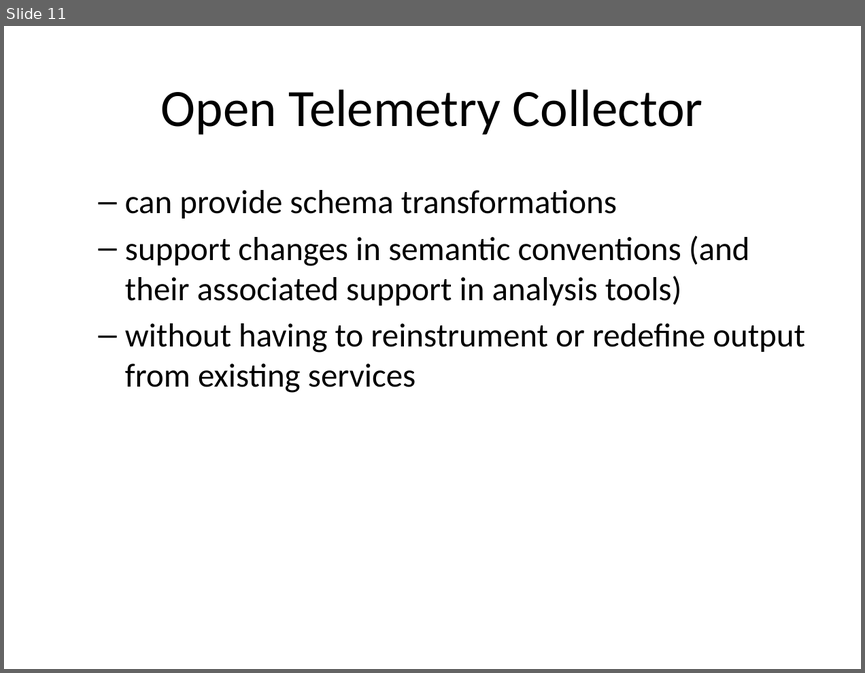
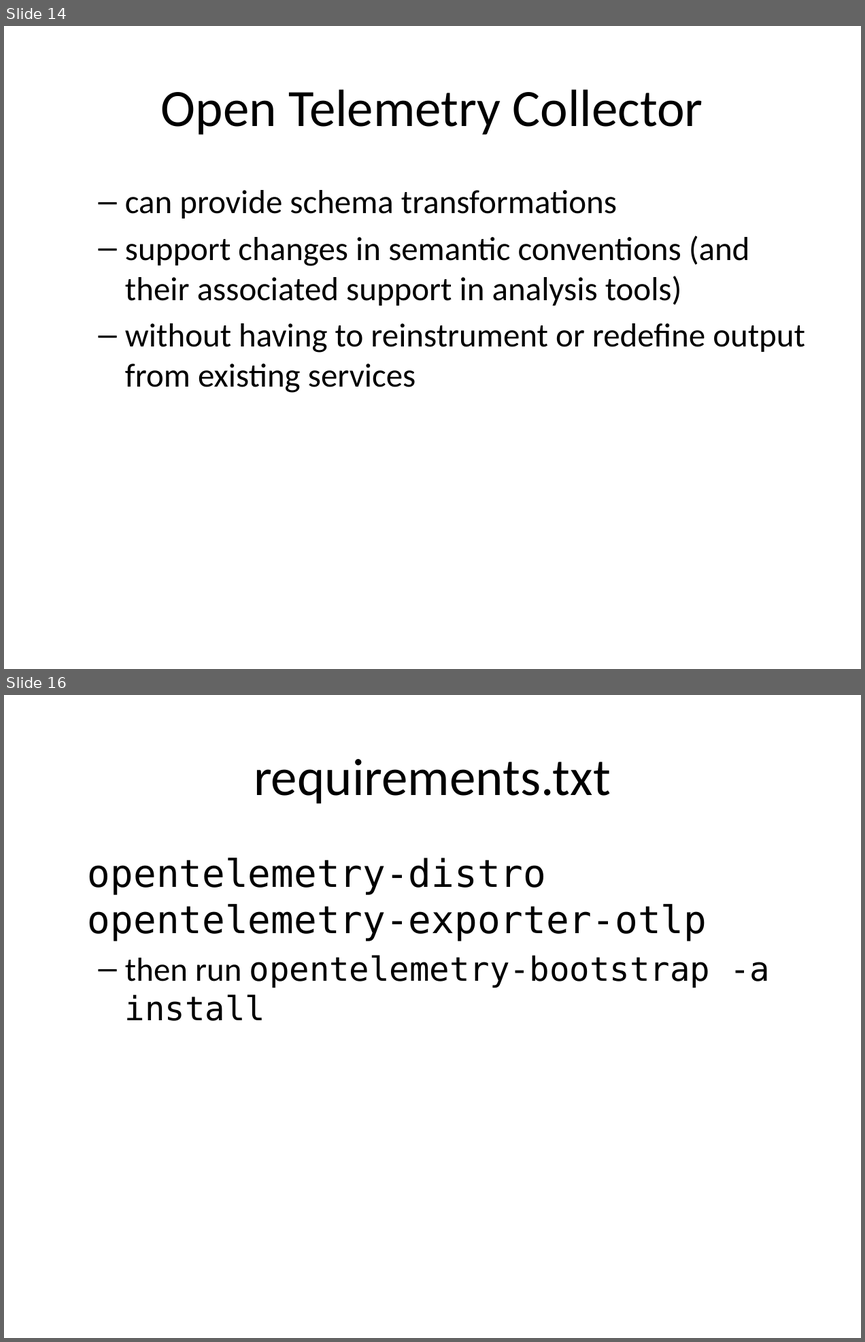
Before and after one commit to rhildred/INFO8985, a slide deck: monolith_instrumenting/slides.pptx. Shown one above the other, each under a label of ours: slide 11 before the commit, slides 14 and 16 after it; the slides between them are not shown. The pictures are 865x673 and 865x1342 pixels, drawn with LibreOffice and Linux fonts; fonts in the diff are those of the drawing. Boxes give left, top, right and bottom in pixels: in the first picture for what was removed or moved away, otherwise in the second. Text is boxed around its words. In the diff, an @@ line names an element or a change of style, - is before the commit and + after.

```diff
--- a/monolith_instrumenting/slides.pptx
+++ b/monolith_instrumenting/slides.pptx
@@ slide 16 added at (x1=4, y1=695, x2=861, y2=1338), background #FFFFFF @@
@@ title added at (x1=254, y1=759, x2=611, y2=804), 44 pt, text #000000 @@
+requirements.txt
@@ text added at (x1=88, y1=858, x2=770, y2=1021), 32 pt, text #000000 @@
+opentelemetry-distro
+opentelemetry-exporter-otlp
+  – then run opentelemetry-bootstrap -a install
@@ what was slide 11 is now slide 14 @@
```
Also in this commit, not shown: 1 slide changed, 11 other slides added, 13 other files.
